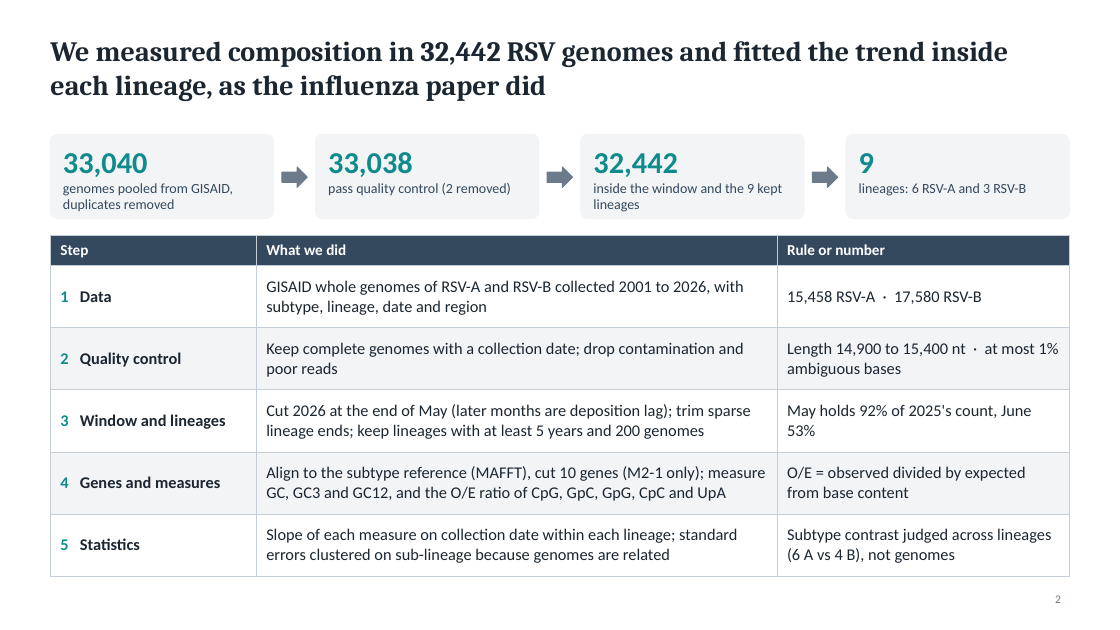
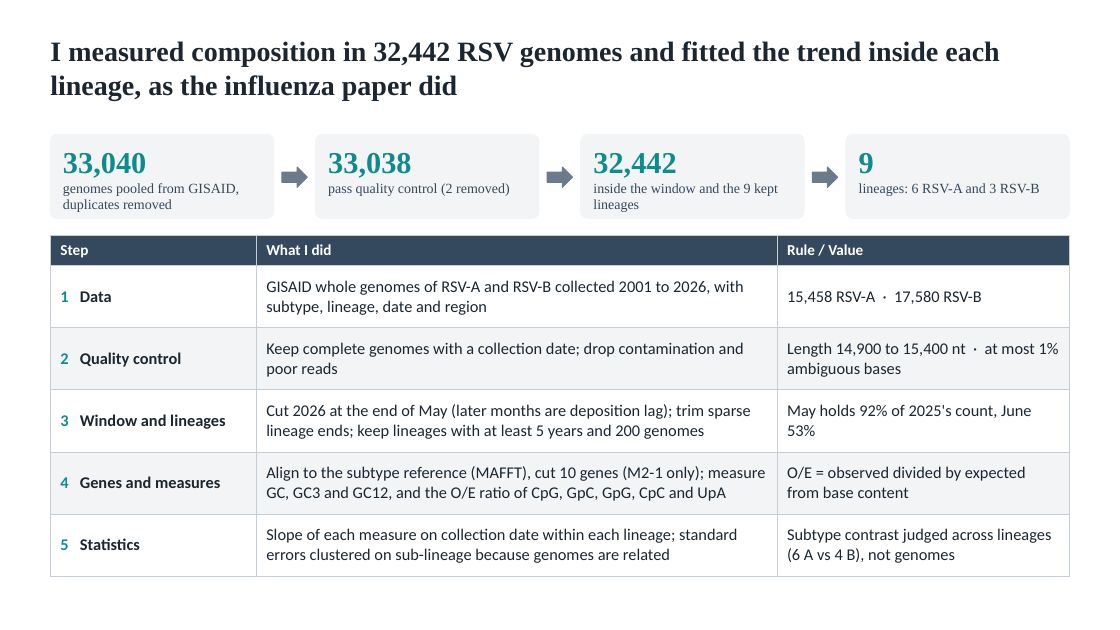
Before and after one commit to Wlimni/RSV, a slide deck: slide 2 of docs/RSV_Results_Update.pptx. Drawn at 1120x630 pixels with LibreOffice and Linux fonts; fonts in the diff are those of the drawing. Boxes give left, top, right and bottom in pixels: in the first picture for what was removed or moved away, otherwise in the second. Text is boxed around its words. In the diff, an @@ line names an element or a change of style, - is before the commit and + after.

```diff
--- a/docs/RSV_Results_Update.pptx
+++ b/docs/RSV_Results_Update.pptx
@@ title at [50,41,999,100]: text changed; font Cambria to Times New Roman @@
-We measured composition in 32,442 RSV genomes and fitted the trend inside each lineage, as the influenza paper did
+I measured composition in 32,442 RSV genomes and fitted the trend inside each lineage, as the influenza paper did
@@ font Calibri to Times New Roman in 4 elements at [63,153,239,212], [328,153,510,196], [593,153,778,212], [859,153,1040,196] @@
@@ table at [50,235,1070,576] @@
-row 1, column 2: What we did
+row 1, column 2: What I did
-row 1, column 3: Rule or number
+row 1, column 3: Rule / Value
@@ page number removed at [1055,595,1061,603] @@
-2
```
Also in this commit, not shown: 7 other slides changed, 1 slide removed, 7 other files.
